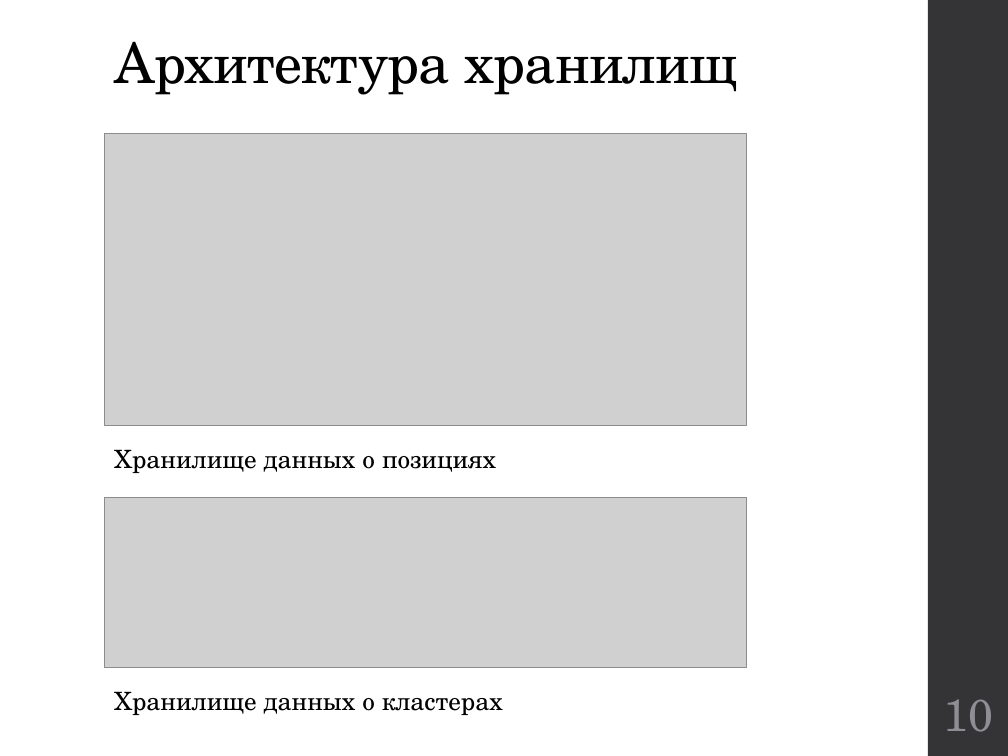
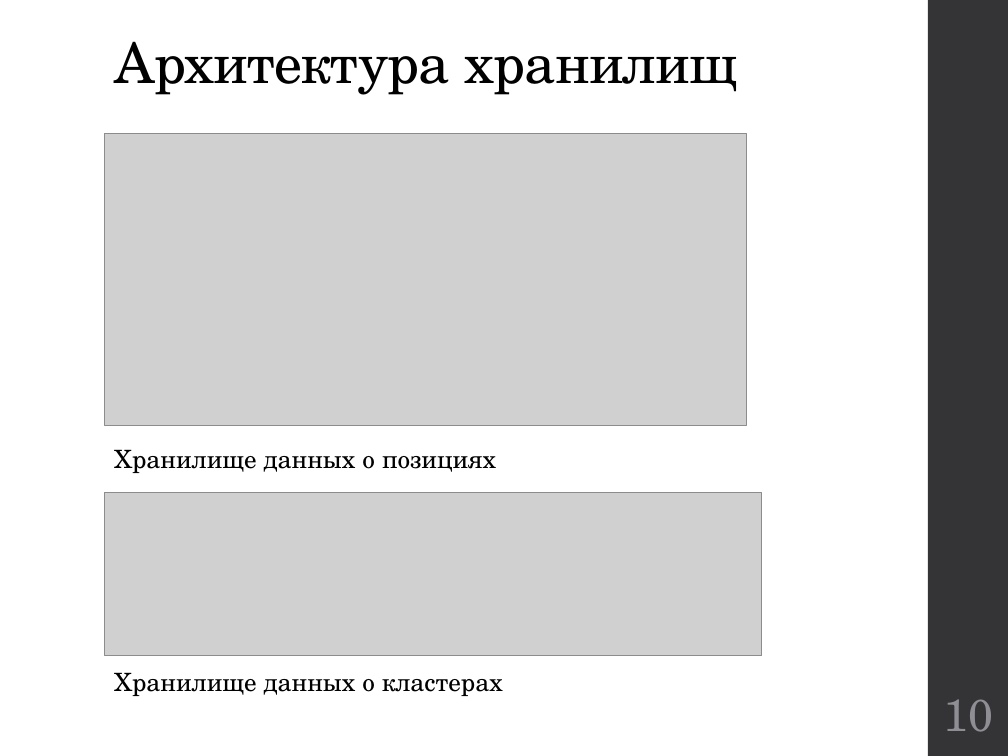
Before and after one commit to kwadraterry/diploma, a slide deck: slide 10 of Отчет/Доклад Неповинных.pptx. Drawn at 1008x756 pixels with LibreOffice and Linux fonts; fonts in the diff are those of the drawing; grey boxes stand for pictures. Boxes give left, top, right and bottom in pixels: in the first picture for what was removed or moved away, otherwise in the second. Text is boxed around its words. In the diff, an @@ line names an element or a change of style, - is before the commit and + after.

```diff
--- a/Отчет/Доклад Неповинных.pptx
+++ b/Отчет/Доклад Неповинных.pptx
@@ picture: place and size @@
-picture at [104, 498, 746, 667]
+picture at [104, 492, 761, 655]
@@ text "Хранилище данных о кластерах": place and size @@
-text "Хранилище данных о кластерах" at [114, 691, 503, 715]
+text "Хранилище данных о кластерах" at [114, 672, 503, 696]
```
Also in this commit, not shown: 3 other slides changed, 1 other file.
